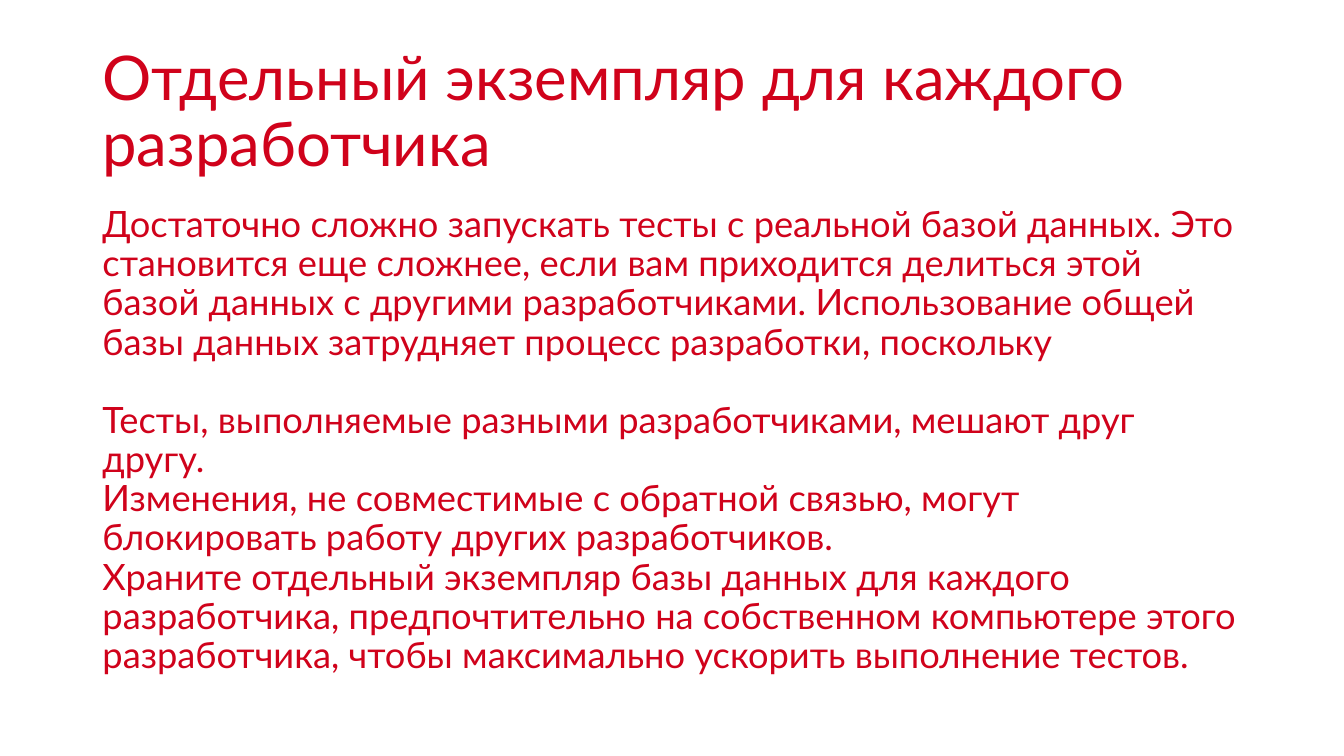
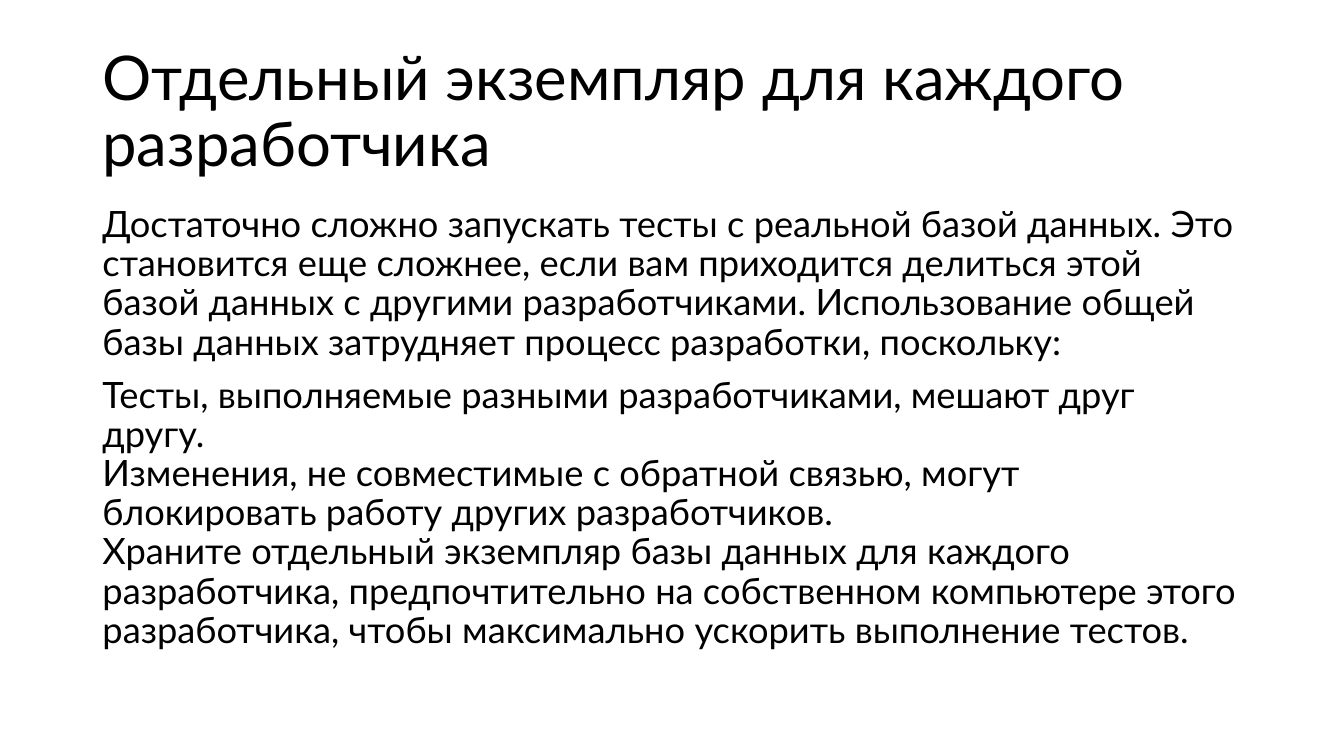
Before and after one commit to Sa1Gur/DbTest.Containers, a slide deck: slide 10 of DbaseTesting.pptx (slide 12 before the commit). Drawn at 1344x756 pixels with LibreOffice and Linux fonts; fonts in the diff are those of the drawing. Boxes give left, top, right and bottom in pixels: in the first picture for what was removed or moved away, otherwise in the second. Text is boxed around its words. In the diff, an @@ line names an element or a change of style, - is before the commit and + after.

Commit message:
cleanup text

```diff
--- a/DbaseTesting.pptx
+++ b/DbaseTesting.pptx
@@ title "Отдельный экземпляр для каждого разработчика" at (x1=102, y1=55, x2=1124, y2=177): text colour #D0021B to #000000 @@
@@ text at (x1=102, y1=210, x2=1236, y2=650): text changed; text colour #D0021B to #000000 @@
-Достаточно сложно запускать тесты с реальной базой данных. Это становится еще сложнее, если вам приходится делиться этой базой данных с другими разработчиками. Использование общей базы данных затрудняет процесс разработки, поскольку
-Тесты, выполняемые разными разработчиками, мешают друг другу.
-Изменения, не совместимые с обратной связью, могут блокировать работу других разработчиков.
-Храните отдельный экземпляр базы данных для каждого разработчика, предпочтительно на собственном компьютере этого разработчика, чтобы максимально ускорить выполнение тестов.
+Достаточно сложно запускать тесты с реальной базой данных. Это становится еще сложнее, если вам приходится делиться этой базой данных с другими разработчиками. Использование общей базы данных затрудняет процесс разработки, поскольку:
+Тесты, выполняемые разными разработчиками, мешают друг другу.
+Изменения, не совместимые с обратной связью, могут блокировать работу других разработчиков.
+Храните отдельный экземпляр базы данных для каждого разработчика, предпочтительно на собственном компьютере этого разработчика, чтобы максимально ускорить выполнение тестов.
```
Also in this commit, not shown: 20 other slides changed, 3 slides added, 4 slides removed.
